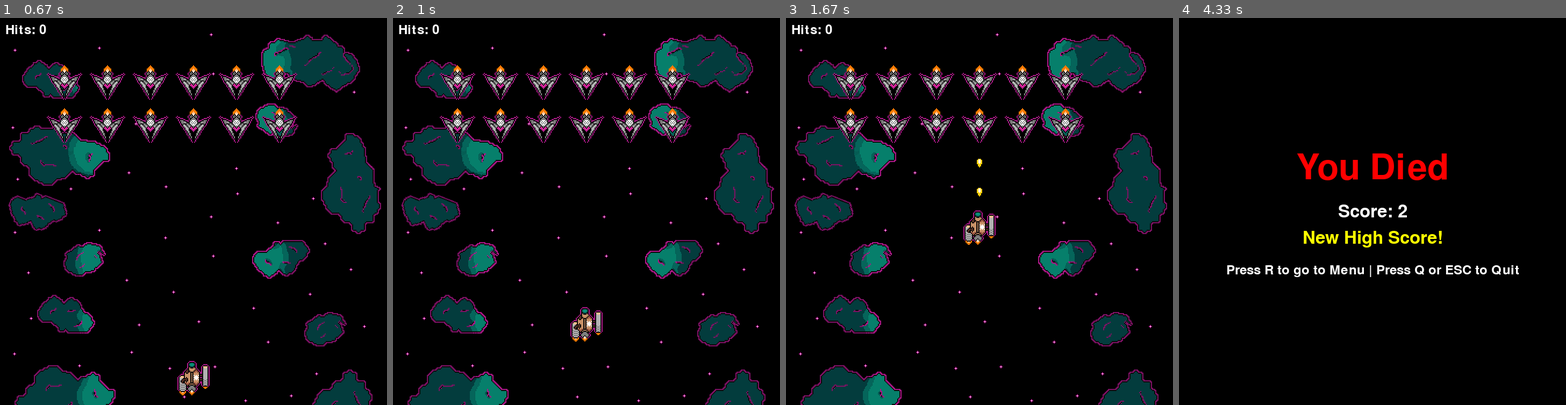
Above: before the commit, frames 1-4 (left to right).
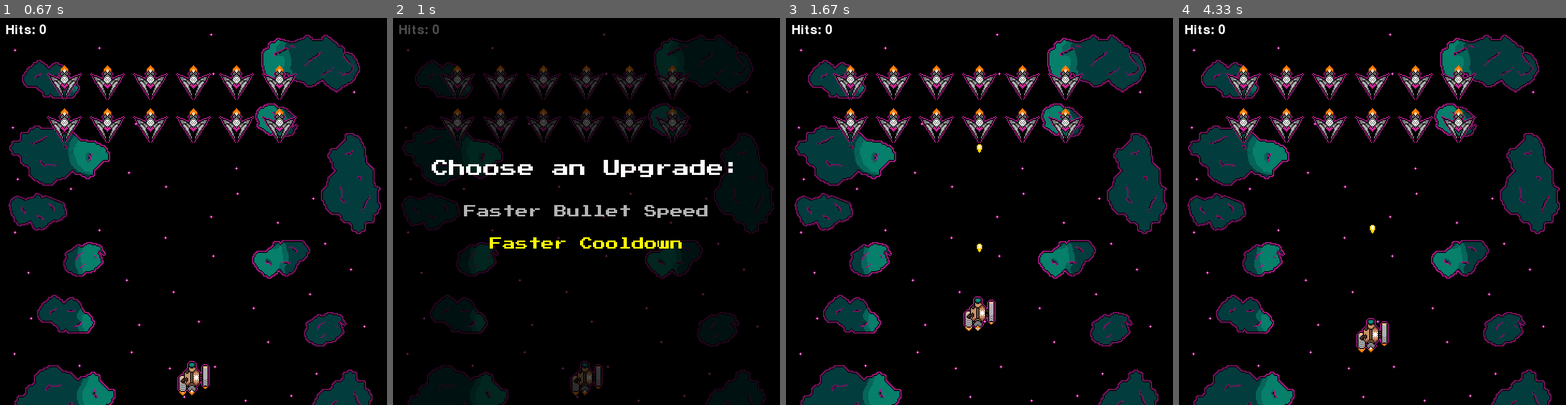
Above: after the commit, the same moments.

Repository: software-engineering-game/pygame-game
Game: pygame game, started from main.py
Same seed, same stepped clock (60 frames per second), same inputs: the game is played once before the commit and once after it.
Inputs:
- Up to frame 1 (0.67 s): tap Enter at 0.33 s
- Up to frame 2 (1 s): hold T from 0.67 s (still down); hold Up from 0.67 s (still down)
- Up to frame 3 (1.67 s): release T at 1.13 s; release Up at 1.13 s; hold Up 1.17-1.63 s; tap Space at 1.23, 1.53 s
- Up to frame 4 (4.33 s): hold T 1.67-2.13 s; hold Right 1.67-2.13 s; tap Space at 1.73, 2.03, 2.23, 2.53, 2.73, 3.03, 3.3, 3.63, 3.93, 4.07 s; hold Right 2.17-2.63 s; hold Left 2.67-3.2 s; hold Down 3.23-3.53 s; hold Left 3.57-3.97 s; hold T from 4 s (still down); hold Up from 4 s (still down)

Frame 1 is identical in both runs. In frame 2, 20% of the frame differs, in the area x 1-99%, y 1-100%; in frame 3, 0.8%; in frame 4, 21%.

Commit message:
upgrade_state created

Diff:
--- a/states/game_state.py
+++ b/states/game_state.py
@@ -5,7 +5,7 @@
 from states import settings
 from states import utils
 from states.death_state import DeathState  #ADDED: death screen
-
+from states.upgrade_state import UpgradeState
 
 # assets folder is at repo root
 repo_root = os.path.dirname(os.path.dirname(__file__))
@@ -98,6 +98,7 @@
             dy -= self.speed
         if keys[settings.keybind_player_down] or keys[pygame.K_s]:
             dy += self.speed
+
 
         self.rect.x += dx
         self.rect.y += dy
@@ -254,6 +255,10 @@
             from states.pause_state import PauseScreen
             app.change_state(PauseScreen(app, self))
 
+                # Keybind to quickly debug something
+        if event.type == pygame.KEYDOWN and event.key == pygame.K_t:
+            app.change_state(UpgradeState(app, self))
+
         # Shooting input
         if event.type == pygame.KEYDOWN and event.key == settings.keybind_player_shoot:
             if self.player.can_shoot:
--- a/states/settings.py
+++ b/states/settings.py
@@ -10,6 +10,9 @@
 keybind_player_left = pygame.K_LEFT
 keybind_player_right = pygame.K_RIGHT
 keybind_player_shoot = pygame.K_SPACE
+keybind_debug_shop = pygame.K_t
+keybind_upgrade_1 = pygame.K_1
+keybind_upgrade_2 = pygame.K_2
 
 # Enemy Variables
 basic_enemy_spd = 2
--- /dev/null
+++ b/states/upgrade_state.py
@@ -0,0 +1,58 @@
+
+import pygame
+from states.base_state import State
+from states.main_menu_state import MainMenuState
+from states import settings
+from states import utils
+
+class UpgradeState(State):
+    def __init__(self, app, previous_state):
+        self.previous_state = previous_state
+
+    def on_enter(self, app):
+        self.font = pygame.font.Font("assets/fonts/PressStart2P-vaV7.ttf", 32)
+        self.small_font = pygame.font.Font("assets/fonts/PressStart2P-vaV7.ttf", 24)
+
+        self.selected = 0
+        self.options = ["Faster Bullet Speed", "Faster Cooldown"]
+
+    def handle_event(self, app, event):
+        sfx_menu = pygame.mixer.Sound("assets/sfx/menu1.wav")
+        if event.type == pygame.KEYDOWN:
+
+            if event.key in (pygame.K_UP, pygame.K_DOWN):
+                self.selected = (self.selected + 1) % 2
+                pygame.mixer.Sound.play(sfx_menu)
+            elif event.key == pygame.K_RETURN or event.key == pygame.K_SPACE:
+                if self.selected == 0:
+                    settings.BULLET_SPEED = 15
+                    app.change_state(self.previous_state)
+                else:
+                    settings.BULLET_COOLDOWN = 0.1
+                    app.change_state(self.previous_state)
+            elif event.key == pygame.K_ESCAPE:
+                app.change_state(self.previous_state)
+
+    def update(self, app, dt):
+        pass
+
+    def draw(self, app, screen):
+
+        self.previous_state.draw(app, screen)
+
+        overlay = pygame.Surface((settings.WIDTH, settings.HEIGHT))
+        overlay.set_alpha(180)
+        overlay.fill((0, 0, 0))
+        screen.blit(overlay, (0, 0))
+
+        text = self.font.render("Choose an Upgrade:", True, (255, 255, 255))
+        rect = text.get_rect(center=(settings.WIDTH // 2, settings.HEIGHT // 2 - 80))
+        screen.blit(text, rect)
+
+        for i, option in enumerate(self.options):
+
+            color = (255, 255, 0) if i == self.selected else (180, 180, 180)
+            opt = self.small_font.render(option, True, color)
+
+            opt_rect = opt.get_rect(center=(settings.WIDTH // 2, settings.HEIGHT // 2 + (i * 60)))
+            screen.blit(opt, opt_rect)
